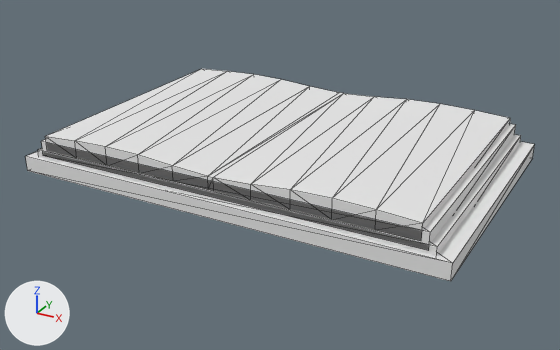
What one commit did to the OBJ model resources/models/game/openBook.obj.
Camera for both pictures: a 50 mm camera at (7.79, -14.39, 6.73) aimed at (0.04, -0.3, -0.32). Lighting does not change. The marker at lower left points along +X, +Y and +Z. The first picture is the older version. Mesh edges are drawn as thin lines. Where no turn or scale is listed for an object, it has been applied to the vertices.

The older version as bpy lines, for what is in view:
```python
me_立方体 = bpy.data.meshes.new('立方体')
me_立方体.from_pydata(...)  # 72 vertices, 128 faces; spans x -4.87..4.87, y -3.11..3.11, z -0.18..0.81
me_立方体.materials.append(mat_マテリアル_001)  # white #e7e7e7
# before: 33 (-0.06, -3.02, 0.39) at pixel (208, 189), 34 (-0.06, -3.02, 0.68) at pixel (207, 176), 35 (0.06, -3.02, 0.68) at pixel (213, 177), 37 (0.06, 3.02, 0.39), 38 (0.06, 3.02, 0.68) at pixel (343, 93)
# before: 39 (-0.06, 3.02, 0.68) at pixel (339, 92)
ob_立方体 = bpy.data.objects.new('立方体', me_立方体)
ob_立方体.location = (0.0, 0.0, 0.0)
```
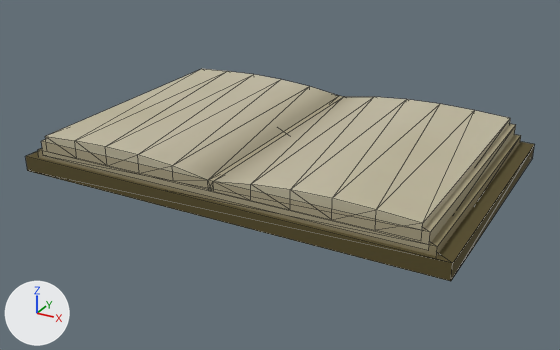
Changed parts and their boxes (x1, y1, x2, y2) in the pictures (560 x 350 px):
part 1 of me_立方体, cut back: before (172, 87, 373, 199); after (172, 87, 373, 190)
part 2 of me_立方体, recoloured (darker): (25, 69, 534, 281) in both

What the commit changed:
Picture 'openBook.png' (img_openbook_png) is new.
Material 'マテリアル.002' (mat_マテリアル_002) is new.
Its texture is img_openbook_png.
Its roughness is 1.0.
me_立方体 is used by ob_立方体; location (0.0, 0.0, 0.0).
Verts and faces of me_立方体; kept vertices keep their numbers, new ones are numbered from 72.
me_立方体 had 72 vertices, 128 faces and spanned x -4.87..4.87, y -3.11..3.11, z -0.18..0.81.
me_立方体 now has 75 vertices, 134 faces and spans x -4.87..4.87, y -3.11..3.11, z -0.18..0.81.
Part 1, on me_立方体:
Faces deleted: (34, 35, 38), (37, 39, 38), (33, 35, 34), (34, 38, 39).
Vertices 34, 35, 38, 39 move by (0.0, 0.0, -0.08).
New vertex 72 is at (0.0, -0.2, 0.38).
New vertex 73 is at (0.0, -3.02, 0.38), pixel (211, 190).
New vertex 74 is at (-0.01, 3.02, 0.38).
New faces: (34, 73, 72), (37, 74, 38), (33, 73, 34), (39, 72, 74), (35, 38, 72), (38, 74, 72).
New faces: (37, 39, 74), (33, 35, 73), (34, 72, 39), (35, 72, 73).
me_立方体 part 2: 124 faces spanning x -4.87..4.87, y -3.11..3.11, z -0.18..0.81 switch from mat_マテリアル_001 (white #e7e7e7) to mat_マテリアル_002 (picture img_openbook_png).
